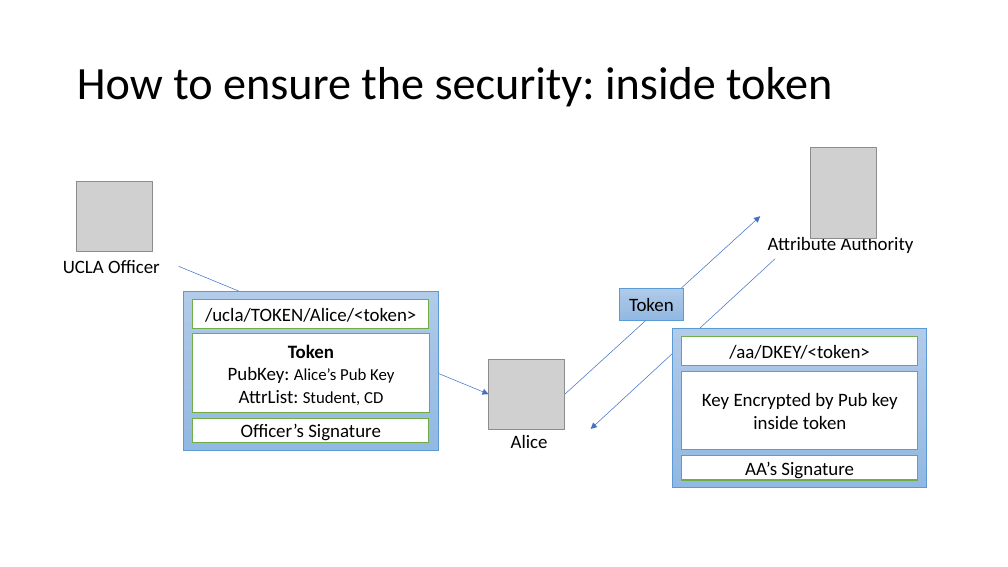
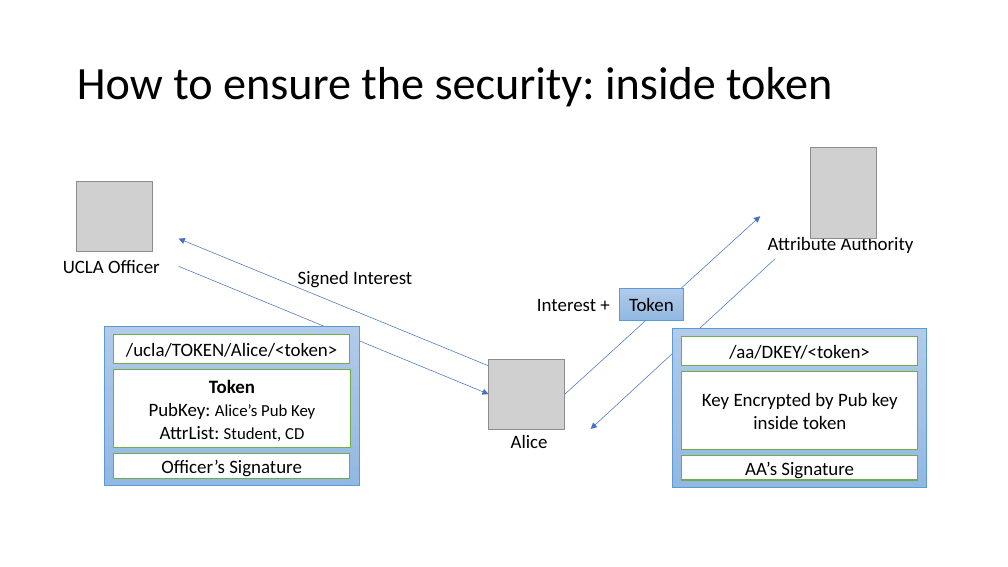
Before and after one commit to UCLA-IRL/NAC-ABE, a slide deck: slide 13 of docs/Proj-Presentation.pptx. Drawn at 1008x567 pixels with LibreOffice and Linux fonts; fonts in the diff are those of the drawing; grey boxes stand for pictures. Boxes give left, top, right and bottom in pixels: in the first picture for what was removed or moved away, otherwise in the second. Text is boxed around its words. In the diff, an @@ line names an element or a change of style, - is before the commit and + after.

```diff
--- a/docs/Proj-Presentation.pptx
+++ b/docs/Proj-Presentation.pptx
@@ arrow added from (488, 366) to (178, 239), #4472C4 0.5 pt @@
@@ text added at (x1=298, y1=271, x2=412, y2=289), 18 pt, text #000000 @@
+Signed Interest
@@ text added at (x1=537, y1=299, x2=596, y2=311), 18 pt, text #000000 @@
+Interest +
@@ 4 rectangles moved together from (x1=184, y1=291, x2=438, y2=450) to (x1=105, y1=327, x2=359, y2=485) @@
```
Also in this commit, not shown: 1 other slide changed, 2 other files.
